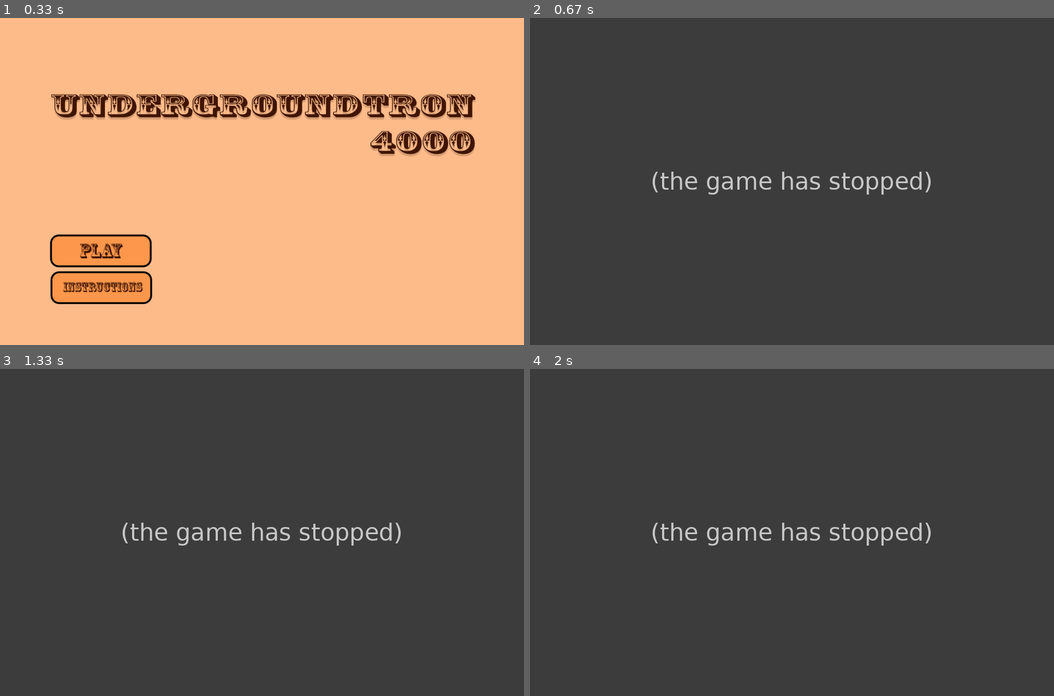
Above: before the commit, frames 1-4 (two rows, left to right).
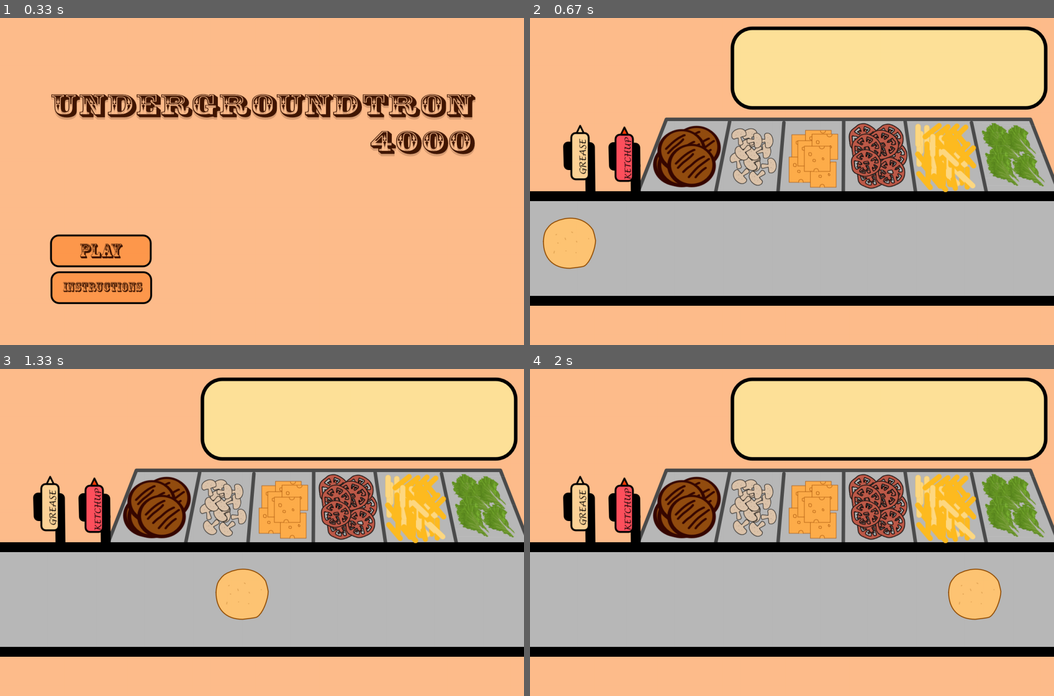
Above: after the commit, the same moments.

Repository: gorangor/fatmood
Game: pygame game, started from Conveyor.py
Two runs of this game, one before a commit and one after it. Both use one fixed random seed, a clock stepped at 60 frames per second and the inputs below.
Inputs (mouse positions are in pixels of both pictures, inside the frame that each line leads up to):
- Up to frame 1 (0.33 s): no input
- Up to frame 2 (0.67 s): press the mouse at (629, 250) at 0.37 s; move the mouse to (718, 263) at 0.47 s; release the mouse at (807, 279) at 0.6 s
- Up to frame 3 (1.33 s): no input
- Up to frame 4 (2 s): no input

Frame 1 is identical in both runs. In frame 2, 98% of the frame differs, in the area x 0-100%, y 0-100%; in frame 3, 98%; in frame 4, 98%.
Error before the commit: TypeError: not a file object (foodClasses.py line 42); the game stopped at 0.4 s (later frames are placeholders)

Commit message:
do u work pls

Diff:
--- a/foodClasses.py
+++ b/foodClasses.py
@@ -39,7 +39,8 @@
 
     def draw(self):
         for ingredient in self.ingredients:
-            screen.blit(pygame.image.load(ingredient), (self.x - self.r, self.y - self.r))
+            print(ingredient)
+            screen.blit(pygame.image.load(ingredient.name), (self.x - self.r, self.y - self.r))
 
 
 
--- a/pygamegame.py
+++ b/pygamegame.py
@@ -115,16 +115,7 @@
         while playing:
             time = clock.tick(self.fps)
             self.timerFired(time)
-            if self.state == "play":
-                self.burger.draw()
-                self.burger.move(self.bunSpeed, 0)
-                if self.burger.x >= 1350:
-                    if self.burger.ingredients == self.burger.recipe:
-                        self.score += 1
-                        self.bunSpeed += 2
-                    self.burger.draw()
-                    self.burger.ingredients = [self.burger.recipe[0]]
-                    self.burger.x = -100
+
             for event in pygame.event.get():
                 if event.type == pygame.MOUSEBUTTONDOWN and event.button == 1:
                     self.mousePressed(*(event.pos))
@@ -145,6 +136,16 @@
                 elif event.type == pygame.QUIT:
                     playing = False
             self.redrawAll(screen)
+            if self.state == "play":
+                self.burger.draw()
+                self.burger.move(self.bunSpeed, 0)
+                if self.burger.x >= 1350:
+                    if self.burger.ingredients == self.burger.recipe:
+                        self.score += 1
+                        self.bunSpeed += 2
+                    self.burger.draw()
+                    self.burger.ingredients = [self.burger.recipe[0]]
+                    self.burger.x = -100
             pygame.display.flip()
         pygame.quit()
 
